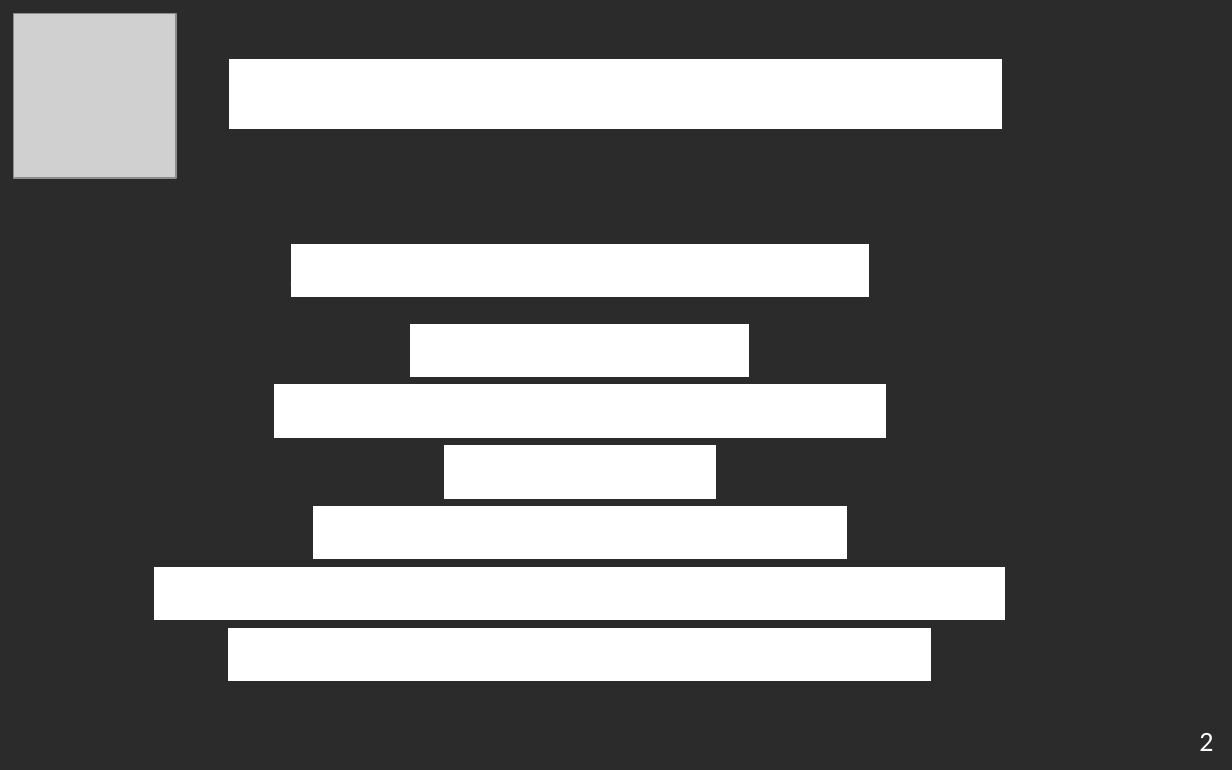
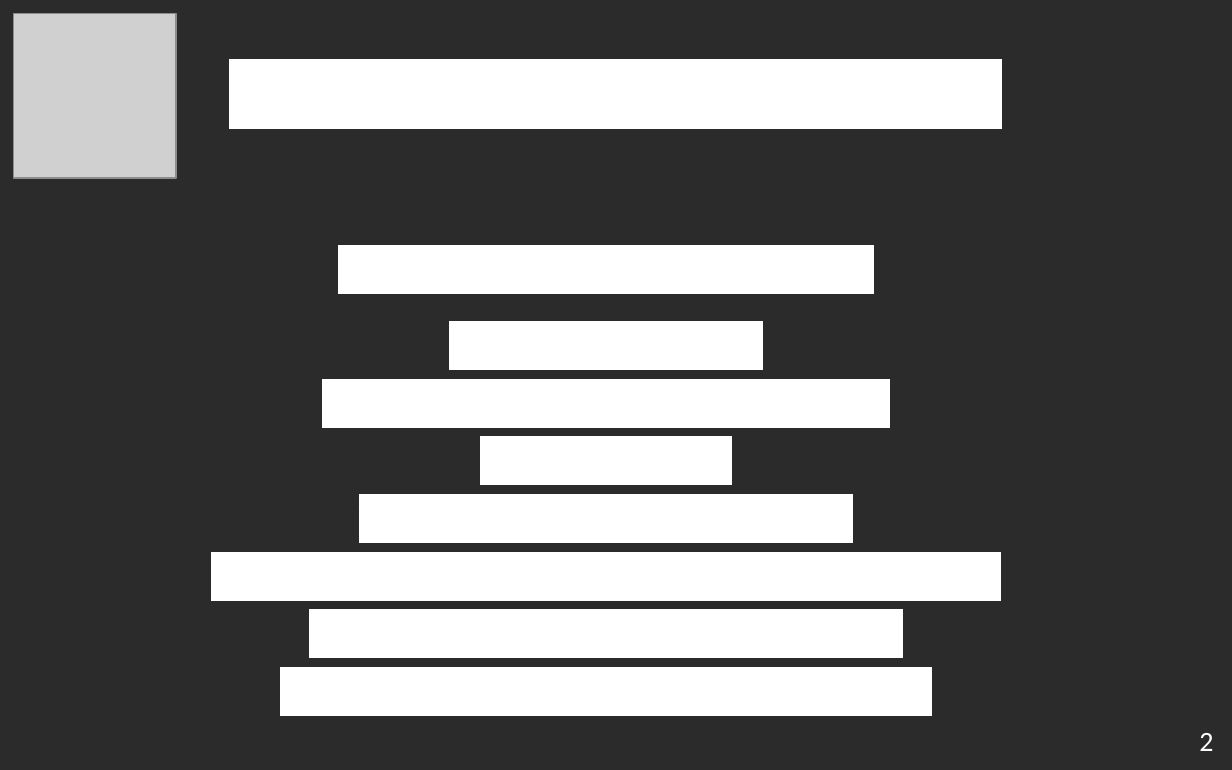
Before and after one commit to edri/EasyGoing, a slide deck: slide 3 of doc/other/presentation_finale/presentation_finale.odp. Drawn at 1232x770 pixels with LibreOffice and Linux fonts; fonts in the diff are those of the drawing; grey boxes stand for pictures; background and template pictures are left out; a plain dark background stands for a picture behind light text. Boxes give left, top, right and bottom in pixels: in the first picture for what was removed or moved away, otherwise in the second. Text is boxed around its words. In the diff, an @@ line names an element or a change of style, - is before the commit and + after.

```diff
--- a/doc/other/presentation_finale/presentation_finale.odp
+++ b/doc/other/presentation_finale/presentation_finale.odp
@@ text "Application de gestion de projets": place and size @@
-text "Application de gestion de projets" at [154,244,1005,681]
+text "Application de gestion de projets" at [211,245,1001,716]
@@ text at [211,245,1001,716]: size 28 to 25.9 pt in "Application de gestion de projets", "Gestion utilisateurs", "Création de projets, spécialisations", "« Dashboards »" and 3 more places @@
@@ text at [309,609,903,658]: paragraph added @@
+  Modifications perçues en temps réel
```
Also in this commit, not shown: 4 other slides changed, 1 other file.
